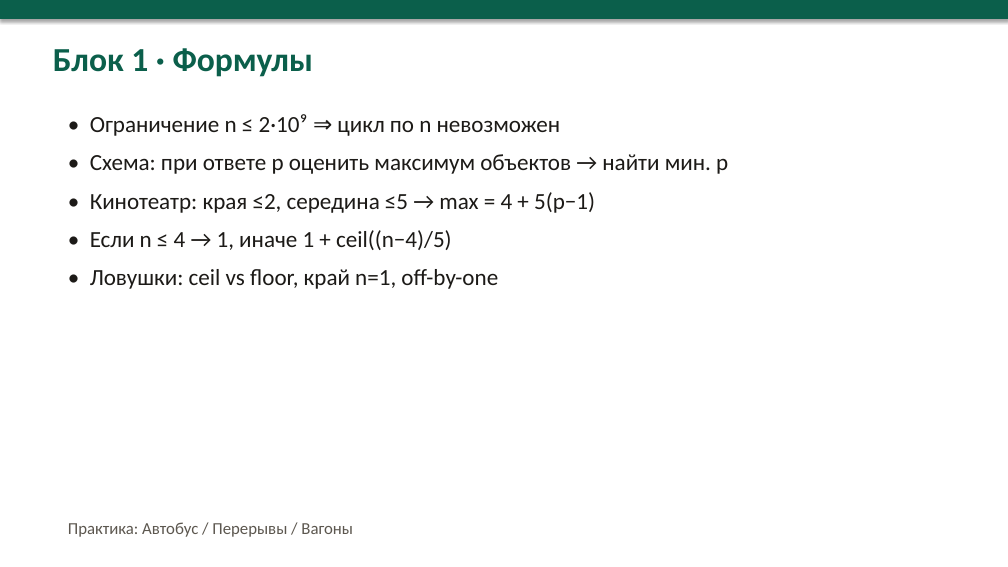
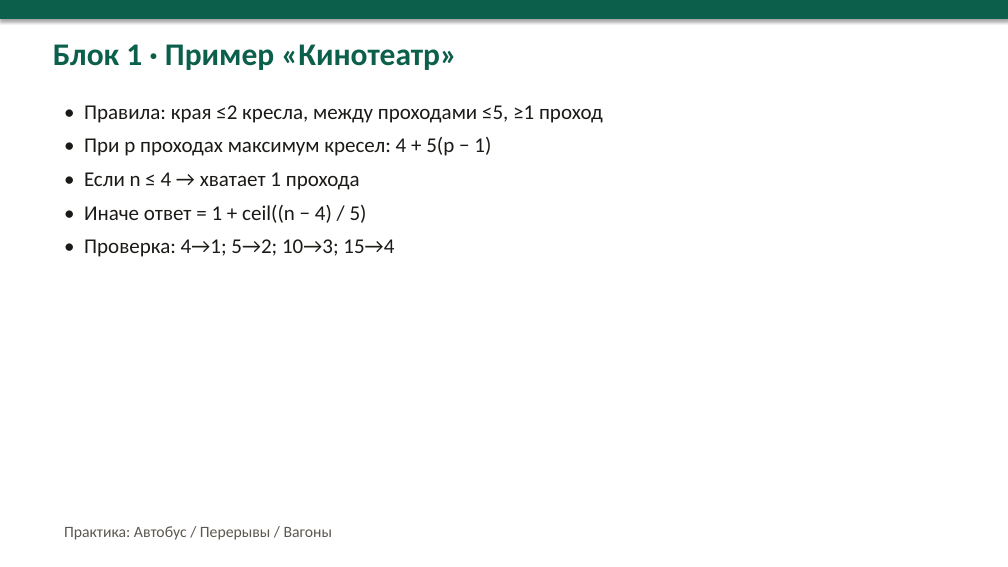
Before and after one commit to NastyaKL95/plan, a slide deck: slide 7 of informatika-mun-26-27/office/Prezentaciya_podgotovka_12h.pptx (slide 3 before the commit). Drawn at 1008x567 pixels with LibreOffice and Linux fonts; fonts in the diff are those of the drawing. Boxes give left, top, right and bottom in pixels: in the first picture for what was removed or moved away, otherwise in the second. Text is boxed around its words. In the diff, an @@ line names an element or a change of style, - is before the commit and + after.

```diff
--- a/informatika-mun-26-27/office/Prezentaciya_podgotovka_12h.pptx
+++ b/informatika-mun-26-27/office/Prezentaciya_podgotovka_12h.pptx
@@ text at box(53, 44, 457, 70): text changed; size 32 to 30 pt @@
-Блок 1 · Формулы
+Блок 1 · Пример «Кинотеатр»
@@ text at box(84, 105, 603, 257): text changed; size 22 to 20 pt @@
-• Ограничение n ≤ 2·10⁹ ⇒ цикл по n невозможен
-• Схема: при ответе p оценить максимум объектов → найти мин. p
-• Кинотеатр: края ≤2, середина ≤5 → max = 4 + 5(p−1)
-• Если n ≤ 4 → 1, иначе 1 + ceil((n−4)/5)
-• Ловушки: ceil vs floor, край n=1, off-by-one
+• Правила: края ≤2 кресла, между проходами ≤5, ≥1 проход
+• При p проходах максимум кресел: 4 + 5(p − 1)
+• Если n ≤ 4 → хватает 1 прохода
+• Иначе ответ = 1 + ceil((n − 4) / 5)
+• Проверка: 4→1; 5→2; 10→3; 15→4
@@ text "Практика: Автобус / Перерывы / ..." at box(64, 526, 333, 540): size 16 to 15 pt @@
```
Also in this commit, not shown: 7 other slides changed, 18 slides added, 5 slides removed, 13 other files.
